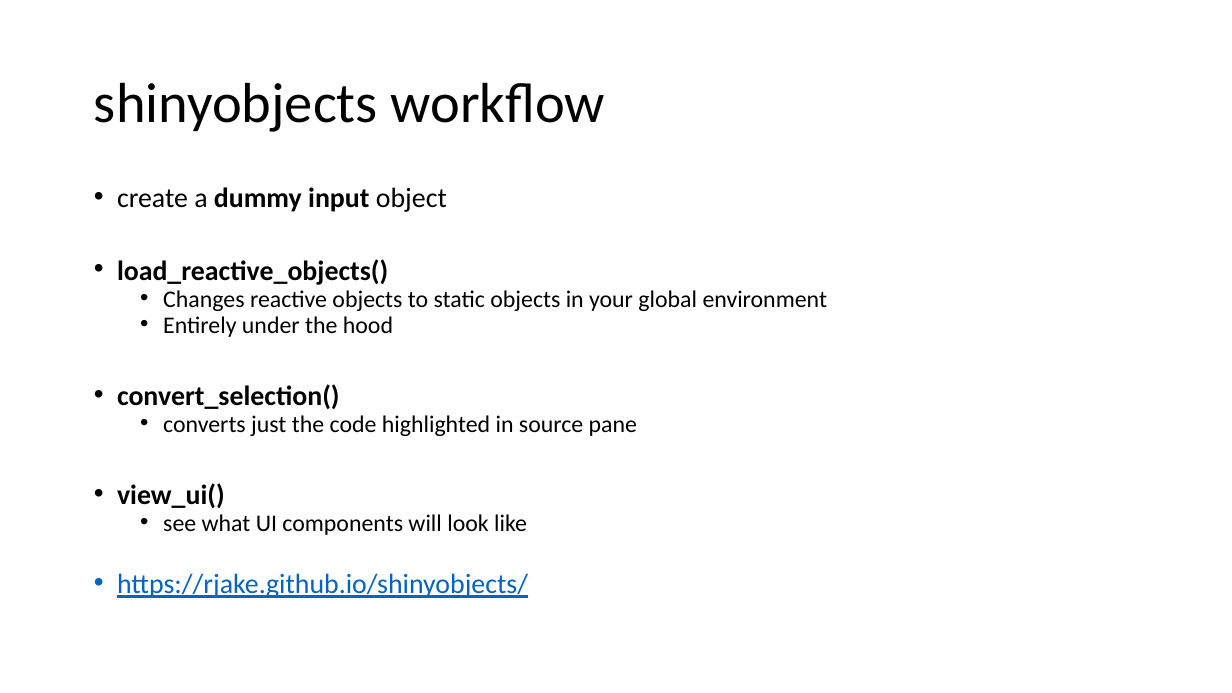
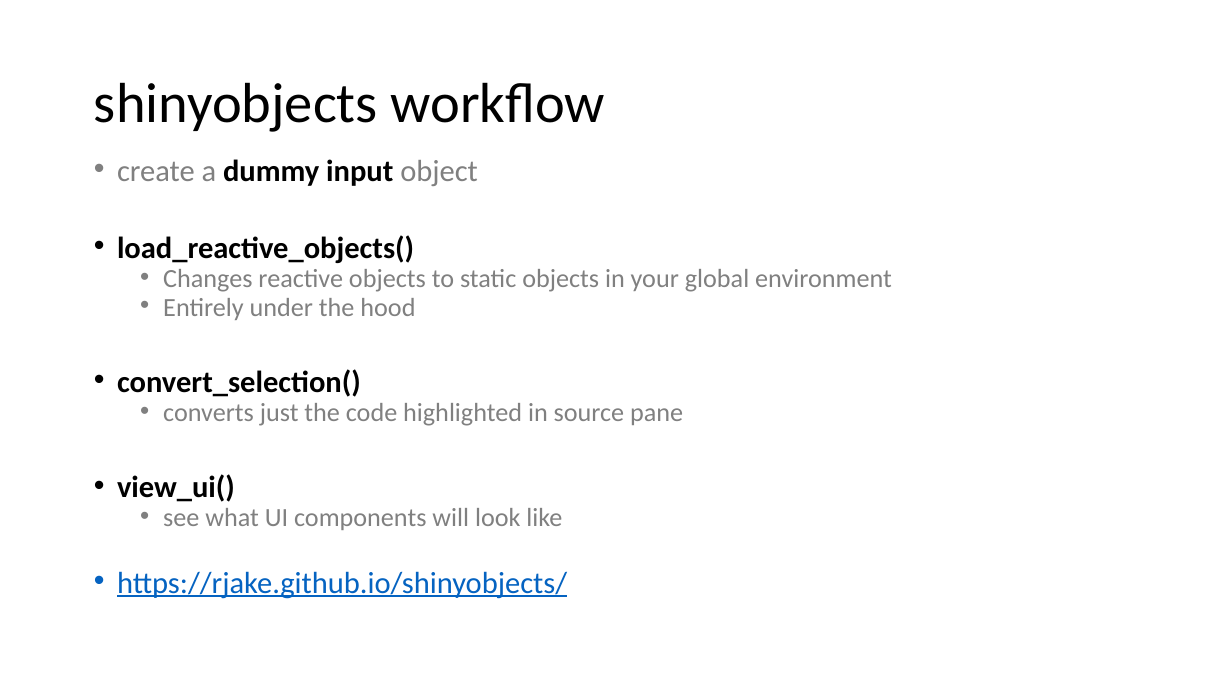
Before and after one commit to rjake/workshop-flexdashboard-shinyobjects, a slide deck: slide 10 of presentation/presentation.pptx (slide 9 before the commit). Drawn at 1232x693 pixels with LibreOffice and Linux fonts; fonts in the diff are those of the drawing. Boxes give left, top, right and bottom in pixels: in the first picture for what was removed or moved away, otherwise in the second. Text is boxed around its words. In the diff, an @@ line names an element or a change of style, - is before the commit and + after.

```diff
--- a/presentation/presentation.pptx
+++ b/presentation/presentation.pptx
@@ text "create a dummy input object": place and size @@
-text "create a dummy input object" at [117,187,827,598]
+text "create a dummy input object" at [117,159,892,599]
@@ text "create a dummy input object" at [117,159,892,599]: size 21.7 to 23.8 pt in "create a dummy input object", "load_reactive_objects()", "convert_selection()", "view_ui()" and 1 more places; text colour #000000 to #808080 in "create a object", "Changes reactive objects to static objects in ...", "Entirely under the hood", "converts just the code highlighted in source ..." and 1 more places; size 18.6 to 20.4 pt in "Changes reactive objects to static objects in ...", "Entirely under the hood", "converts just the code highlighted in source ...", "see what UI components will look like" @@
```
Also in this commit, not shown: 4 other slides changed, 1 slide added, 1 other file.
